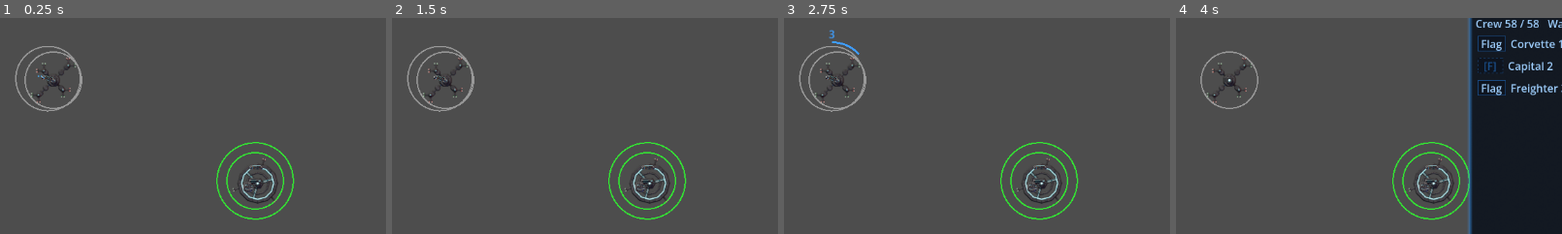
Above: before the commit, frames 1-4 (left to right).
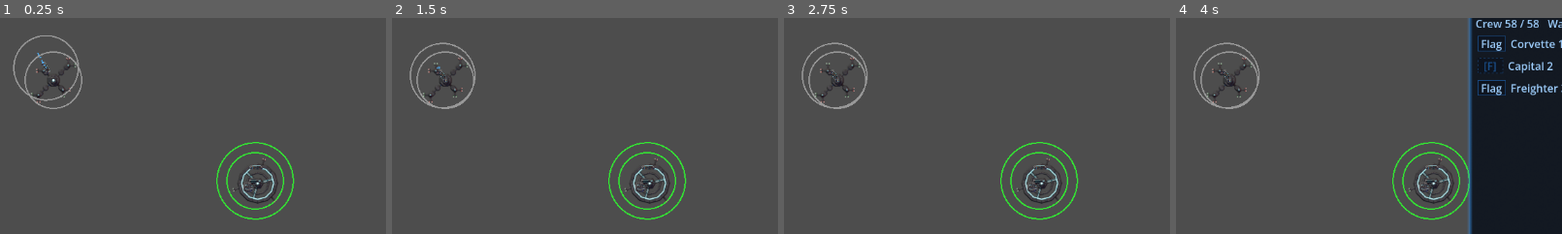
Above: after the commit, the same moments.

Repository: darthlemi/SpaceGame
Game: Godot game, scene res://scenes/campaign/campaign_scene.tscn
Same seed, same stepped clock (60 frames per second), same inputs: the game is played once before the commit and once after it.
Inputs:
- Up to frame 1 (0.25 s): no input
- Up to frame 2 (1.5 s): click "||" at 0.5 s; click "1x" at 1.25 s
- Up to frame 3 (2.75 s): click "3x" at 2 s
- Up to frame 4 (4 s): click "5x" at 2.75 s; click "Fleet" at 3.5 s
The pictures show only the part of the screen within x 19-69%, y 24-74%; the shares and areas given below are measured in that part.

The runs differ from the first frame. In frame 1, 0.8% of the frame differs, in the area x 3-22%, y 8-44%; in frame 2, 0.7%; in frame 3, 0.7%; in frame 4, 0.4%.

Commit message:
Open stations with maker/burner stock so the player has trades
- _default_start_stock: net makers open at 2.0x target (cheap), net burners at 0.15x (dear)
- explicit starting stock from galaxy.json still wins; neutral goods stay at target
- test_campaign_start_stock covers the seeding and a profitable maker-to-burner haul
- galaxy.json: map editor edits (new system Dyrall, repositioned systems, link changes)

Co-Authored-By: Claude Sonnet 5.5 <noreply@anthropic.com>

Diff:
--- a/data/galaxy.json
+++ b/data/galaxy.json
@@ -79,7 +79,7 @@
     {
       "id": "deadreach",
       "name": "Deadreach",
-      "map": [0.04, 0.08],
+      "map": [0.0639, 0.0929],
       "extra": {}
     },
     {
@@ -115,19 +115,19 @@
     {
       "id": "haven",
       "name": "Haven",
-      "map": [0.51, 0.5],
+      "map": [0.5156, 0.419],
       "extra": {}
     },
     {
       "id": "ironhold",
       "name": "Ironhold",
-      "map": [0.83, 0.42],
+      "map": [0.8281, 0.4429],
       "extra": {}
     },
     {
       "id": "kestrel",
       "name": "Kestrel",
-      "map": [0.64, 0.45],
+      "map": [0.6534, 0.4833],
       "extra": {}
     },
     {
@@ -137,9 +137,15 @@
       "extra": {}
     },
     {
+      "id": "new_system",
+      "name": "Dyrall",
+      "map": [0.196, 0.1024],
+      "extra": {}
+    },
+    {
       "id": "northgate",
       "name": "Northgate",
-      "map": [0.55, 0.21],
+      "map": [0.5568, 0.2333],
       "extra": {}
     },
     {
@@ -175,13 +181,13 @@
     {
       "id": "tollgate",
       "name": "Tollgate",
-      "map": [0.44, 0.38],
+      "map": [0.429, 0.2619],
       "extra": {}
     },
     {
       "id": "voidmouth",
       "name": "Voidmouth",
-      "map": [0.62, 0.03],
+      "map": [0.6009, 0.0],
       "extra": {}
     },
     {
@@ -193,7 +199,7 @@
     {
       "id": "wreckyard",
       "name": "Wreckyard",
-      "map": [0.53, 0.92],
+      "map": [0.527, 0.9333],
       "extra": {}
     }
   ],
@@ -201,7 +207,6 @@
     ["ashfall", "crownspire"],
     ["aurum", "bastion"],
     ["aurum", "redtide"],
-    ["aurum", "southdeep"],
     ["bastion", "ironhold"],
     ["bastion", "kestrel"],
     ["bastion", "marrow"],
@@ -215,18 +220,18 @@
     ["cinder", "wexford"],
     ["crownspire", "ironhold"],
     ["deadreach", "farhaven"],
+    ["deadreach", "new_system"],
     ["farhaven", "freeport"],
-    ["farhaven", "gallows"],
     ["freeport", "greenreach"],
     ["frostline", "northgate"],
     ["frostline", "voidmouth"],
+    ["gallows", "new_system"],
     ["gallows", "northgate"],
-    ["greenreach", "marrow"],
     ["greenreach", "thornfield"],
     ["greenreach", "wexford"],
     ["haven", "kestrel"],
     ["haven", "marrow"],
-    ["haven", "tollgate"],
+    ["haven", "northgate"],
     ["haven", "wexford"],
     ["ironhold", "slagfall"],
     ["kestrel", "slagfall"],
@@ -235,7 +240,6 @@
     ["redtide", "wreckyard"],
     ["saltmarsh", "thornfield"],
     ["saltmarsh", "wreckyard"],
-    ["slagfall", "tollgate"],
     ["southdeep", "thornfield"],
     ["southdeep", "wreckyard"]
   ],
@@ -381,6 +385,53 @@
       "slots": ["refinery", "trade_hub"],
       "stock": {},
       "quota": {"COMBAT": 1},
+      "extra": {}
+    },
+    {
+      "name": "Dyrall 1",
+      "system": "new_system",
+      "owner": "PIRATE",
+      "pos": [580.0, 350.0],
+      "art": "ring_2",
+      "slots": [
+        {
+          "preset": "agriculture",
+          "overrides": {
+            "produces": {"FOOD": 5.0, "FUEL": 2.0}
+          }
+        },
+        {
+          "preset": "industrial",
+          "overrides": {
+            "produces": {"LUXURY_GOODS": 1.0, "WEAPONS": 2.0},
+            "consumes": {"FOOD": 2.0, "FUEL": 2.5, "ORE": 4.0}
+          }
+        }
+      ],
+      "stock": {},
+      "quota": {"COMBAT": 10, "TRADER": 5},
+      "extra": {}
+    },
+    {
+      "name": "Dyrall 2",
+      "system": "new_system",
+      "owner": "PIRATE",
+      "pos": [580.0, 350.0],
+      "art": "ring_2",
+      "slots": ["agriculture", "trade_hub"],
+      "stock": {},
+      "quota": {},
+      "extra": {}
+    },
+    {
+      "name": "Dyrall 3",
+      "system": "new_system",
+      "owner": "PIRATE",
+      "pos": [580.0, 350.0],
+      "art": "ring_2",
+      "slots": ["refinery", "mining"],
+      "stock": {},
+      "quota": {},
       "extra": {}
     },
     {
@@ -485,7 +536,7 @@
     {
       "name": "Ironhold",
       "system": "ironhold",
-      "owner": "DOMINION",
+      "owner": "PIRATE",
       "pos": [580.0, 350.0],
       "art": "ring_2",
       "slots": ["industrial", "population"],
@@ -496,7 +547,7 @@
     {
       "name": "Ironhold Quarry",
       "system": "ironhold",
-      "owner": "DOMINION",
+      "owner": "PIRATE",
       "pos": [300.0, 250.0],
       "art": "truss_3",
       "slots": ["mining", "refinery"],
@@ -529,7 +580,7 @@
     {
       "name": "Marrow Depot",
       "system": "marrow",
-      "owner": "NEUTRAL",
+      "owner": "DOMINION",
       "pos": [300.0, 250.0],
       "art": "truss_3",
       "slots": ["agriculture", "trade_hub"],
@@ -661,7 +712,7 @@
     {
       "name": "Wreckyard Roost",
       "system": "wreckyard",
-      "owner": "PIRATE",
+      "owner": "DOMINION",
       "pos": [850.0, 420.0],
       "art": "spoke_2",
       "slots": ["refinery", "trade_hub"],
--- a/scripts/campaign/campaign_state.gd
+++ b/scripts/campaign/campaign_state.gd
@@ -37,6 +37,10 @@
 const PLAYER_STARTING_FUEL := 30.0
 # Bases start below housing capacity so population has room to grow.
 const STARTING_POPULATION_FRACTION := 0.75
+# Opening stock as a fraction of Commodity.TARGET_STOCK for goods a station makes or burns, so
+# prices differ from day one (2.0 -> 0.6x price band, 0.15 -> 1.6x). Neutral goods start at target.
+const STARTING_STOCK_PRODUCED := 2.0
+const STARTING_STOCK_CONSUMED := 0.15
 
 var player_fleet: CampaignFleet
 var enemy_fleets: Array[CampaignFleet] = []
@@ -499,9 +503,19 @@
 
 func _seed_economy(economy: BaseEconomy, starting_stock: Dictionary) -> void:
 	for commodity in Commodity.Type.values():
-		economy.stock[commodity] = float(starting_stock.get(commodity, Commodity.TARGET_STOCK[commodity]))
+		economy.stock[commodity] = float(starting_stock.get(commodity, _default_start_stock(economy, commodity)))
 	economy.population = economy.population_capacity() * STARTING_POPULATION_FRACTION
 	economy.crew_pool = economy.crew_pool_cap()
+
+# Net producers open overstocked (cheap), net consumers open short (dear); explicit data wins.
+func _default_start_stock(economy: BaseEconomy, commodity: int) -> float:
+	var net: float = economy.net_commodities().get(commodity, 0.0)
+	var factor := 1.0
+	if net > 0.0:
+		factor = STARTING_STOCK_PRODUCED
+	elif net < 0.0:
+		factor = STARTING_STOCK_CONSUMED
+	return Commodity.TARGET_STOCK[commodity] * factor
 
 func _tier_of(station: StationData) -> int:
 	var sys: StarSystem = galaxy.system(station.system_id) if galaxy != null else null
--- a/tests/run_tests.gd
+++ b/tests/run_tests.gd
@@ -47,12 +47,13 @@
 		preload("res://tests/test_theme.gd"),
 		preload("res://tests/test_galaxy.gd"),
 		preload("res://tests/test_galaxy_data.gd"),
+		preload("res://tests/test_campaign_start_stock.gd"),
+		preload("res://tests/test_galaxy_document.gd"),
+		preload("res://tests/test_galaxy_validator.gd"),
+		preload("res://tests/test_map_edit_model.gd"),
 		preload("res://tests/test_jump_rules.gd"),
 		preload("res://tests/test_danger_tier.gd"),
 		preload("res://tests/test_npc_jump_planner.gd"),
-		preload("res://tests/test_galaxy_document.gd"),
-		preload("res://tests/test_galaxy_validator.gd"),
-		preload("res://tests/test_map_edit_model.gd"),
 	]
 	var total_failures := 0
 	for script in test_scripts:
--- a/tests/test_campaign_galaxy_state.gd
+++ b/tests/test_campaign_galaxy_state.gd
@@ -59,14 +59,12 @@
 		failures.append("new_game: expected home_base_economy to be the home station's economy")
 	var seeded := true
 	for st in state.galaxy.stations:
-		if not is_equal_approx(st.economy.stock.get(Commodity.Type.ORE, 0.0), Commodity.TARGET_STOCK[Commodity.Type.ORE]):
-			seeded = false
 		if not is_equal_approx(st.economy.population, st.economy.population_capacity() * CampaignStateScript.STARTING_POPULATION_FRACTION):
 			seeded = false
 		if not is_equal_approx(st.economy.crew_pool, st.economy.crew_pool_cap()):
 			seeded = false
 	if not seeded:
-		failures.append("new_game: expected every station seeded with target stock, 0.75 population and a full crew pool")
+		failures.append("new_game: expected every station seeded with 0.75 population and a full crew pool")
 	if state.factions.size() != 2 or not state.factions_at_war:
 		failures.append("new_game: expected two warring power factions, got %d" % state.factions.size())
 	elif state.power_faction_for(CampaignFleet.Faction.DOMINION) == null or state.power_faction_for(CampaignFleet.Faction.FREEHOLD) == null:
@@ -299,6 +297,10 @@
 
 static func _check_next_destination(failures: Array[String]) -> void:
 	var state := _fresh_state()
+	# These scores assume every station opens at TARGET_STOCK, not the maker/burner start.
+	for st in state.galaxy.stations:
+		for commodity in Commodity.TARGET_STOCK:
+			st.economy.stock[commodity] = Commodity.TARGET_STOCK[commodity]
 	if CampaignStateScript.TRADE_RANGE_JUMPS != 2:
 		failures.append("next_trade_destination: these checks assume TRADE_RANGE_JUMPS 2")
 	var greenreach: StationData = state.galaxy.station("greenreach")
--- /dev/null
+++ b/tests/test_campaign_start_stock.gd
@@ -0,0 +1,35 @@
+extends RefCounted
+
+const CampaignStateScript = preload("res://scripts/campaign/campaign_state.gd")
+
+# A new game opens makers overstocked (cheap) and burners short (dear), so the player has trades.
+static func run() -> Array[String]:
+	var failures: Array[String] = []
+	var state := CampaignStateScript.new()
+	state.new_game()
+	var makers := 0
+	var burners := 0
+	for station in state.galaxy.stations:
+		var net: Dictionary = station.economy.net_commodities()
+		for commodity in net:
+			if station.starting_stock.has(commodity):
+				continue
+			var stock: float = station.economy.stock[commodity]
+			var target: float = Commodity.TARGET_STOCK[commodity]
+			if net[commodity] > 0.0:
+				makers += 1
+				if not is_equal_approx(stock, target * CampaignStateScript.STARTING_STOCK_PRODUCED):
+					failures.append("%s %s: maker should open at %.1fx target, got %.1f" % [station.id, commodity, CampaignStateScript.STARTING_STOCK_PRODUCED, stock])
+			elif net[commodity] < 0.0:
+				burners += 1
+				if not is_equal_approx(stock, target * CampaignStateScript.STARTING_STOCK_CONSUMED):
+					failures.append("%s %s: burner should open at %.2fx target, got %.1f" % [station.id, commodity, CampaignStateScript.STARTING_STOCK_CONSUMED, stock])
+	if makers == 0 or burners == 0:
+		failures.append("expected both makers and burners, got %d / %d" % [makers, burners])
+	var ore_buy := BaseEconomy.new()
+	var ore_sell := BaseEconomy.new()
+	ore_buy.stock[Commodity.Type.ORE] = Commodity.TARGET_STOCK[Commodity.Type.ORE] * CampaignStateScript.STARTING_STOCK_PRODUCED
+	ore_sell.stock[Commodity.Type.ORE] = Commodity.TARGET_STOCK[Commodity.Type.ORE] * CampaignStateScript.STARTING_STOCK_CONSUMED
+	if ore_sell.sell_price_for(Commodity.Type.ORE) <= ore_buy.price_for(Commodity.Type.ORE):
+		failures.append("expected a maker-to-burner ore haul to profit")
+	return failures
